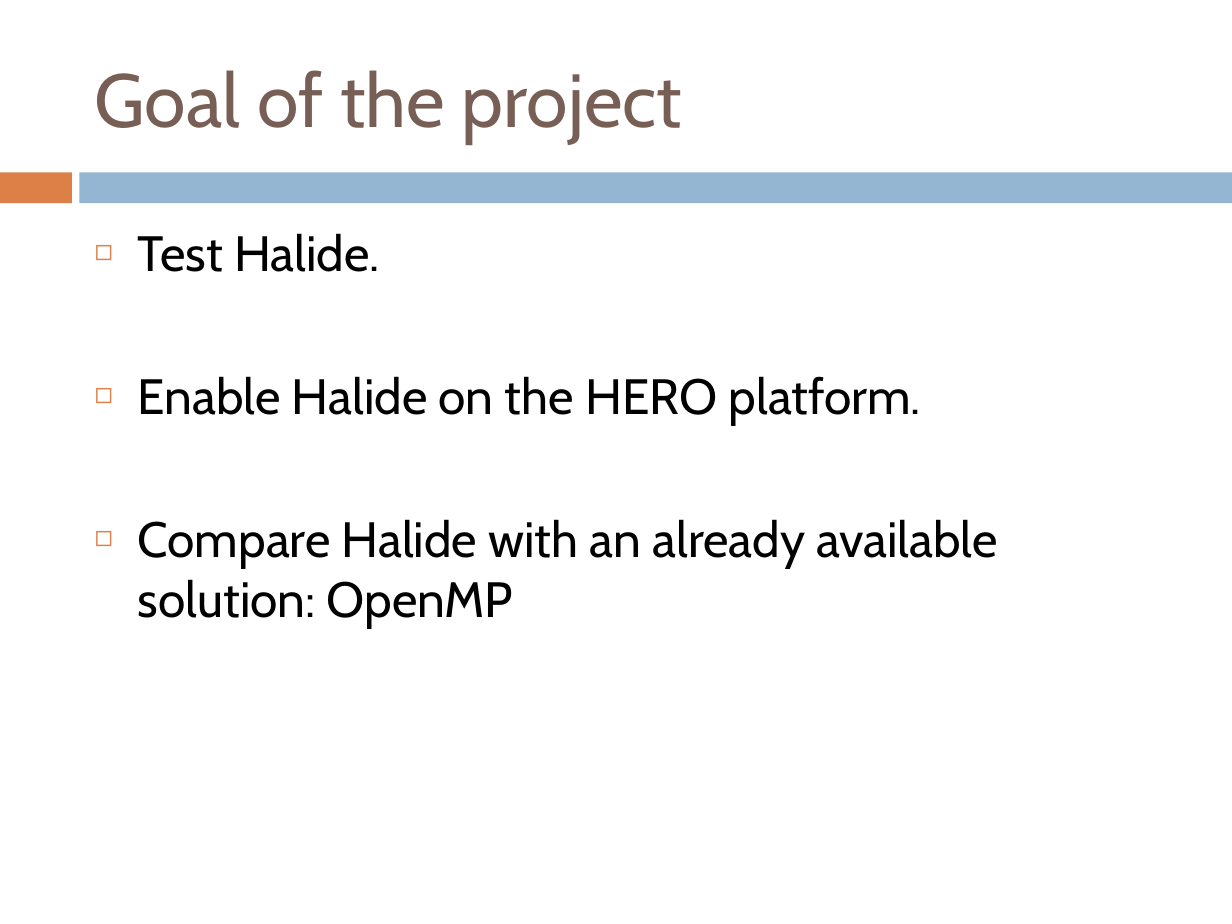
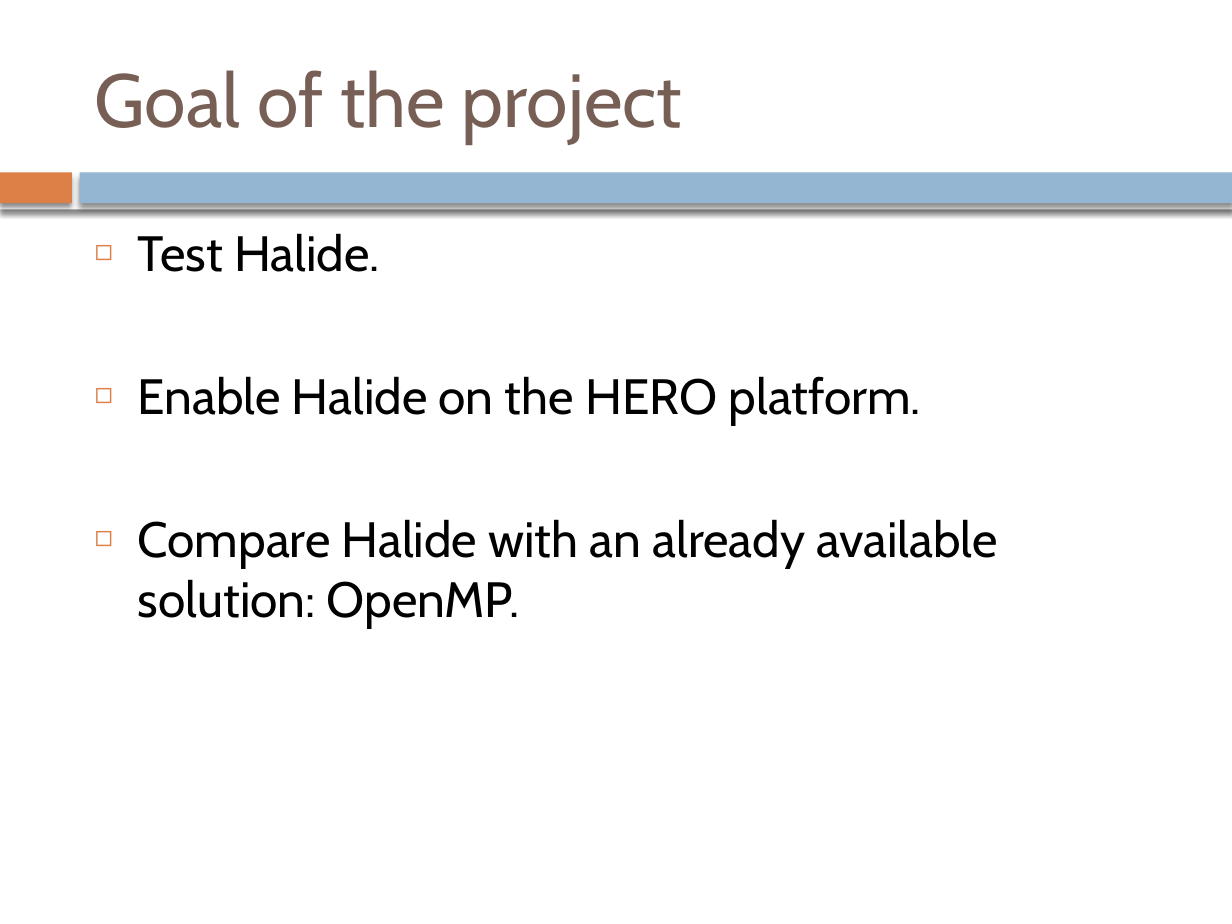
Before and after one commit to oriphi/ReportProject, a slide deck: slide 4 of Presentation/PresentationProjet.pptx. Drawn at 1232x924 pixels with LibreOffice and Linux fonts; fonts in the diff are those of the drawing. Boxes give left, top, right and bottom in pixels: in the first picture for what was removed or moved away, otherwise in the second. Text is boxed around its words. In the diff, an @@ line names an element or a change of style, - is before the commit and + after.

```diff
--- a/Presentation/PresentationProjet.pptx
+++ b/Presentation/PresentationProjet.pptx
@@ rectangle at bbox=[0, 172, 71, 203]: shadow on @@
@@ rectangle added at bbox=[0, 166, 1232, 209], fill #FFFFFF @@
@@ rectangle at bbox=[80, 172, 1232, 203]: shadow on @@
@@ text at bbox=[138, 519, 997, 627]: text changed @@
-◻ Compare Halide with an already available solution: OpenMP
+◻ Compare Halide with an already available solution: OpenMP.
```
Also in this commit, not shown: 13 other slides changed, 8 other files.
